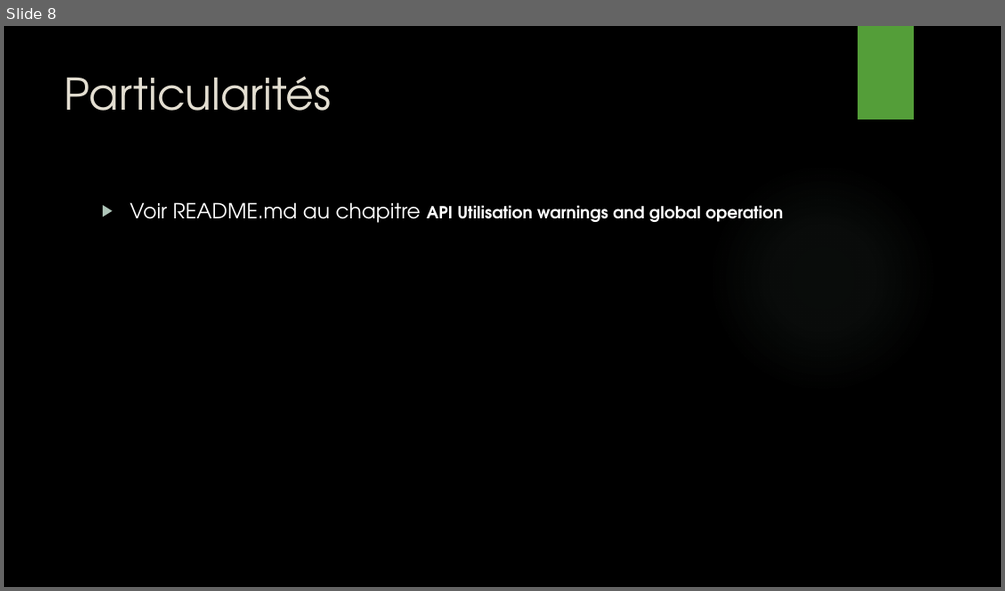
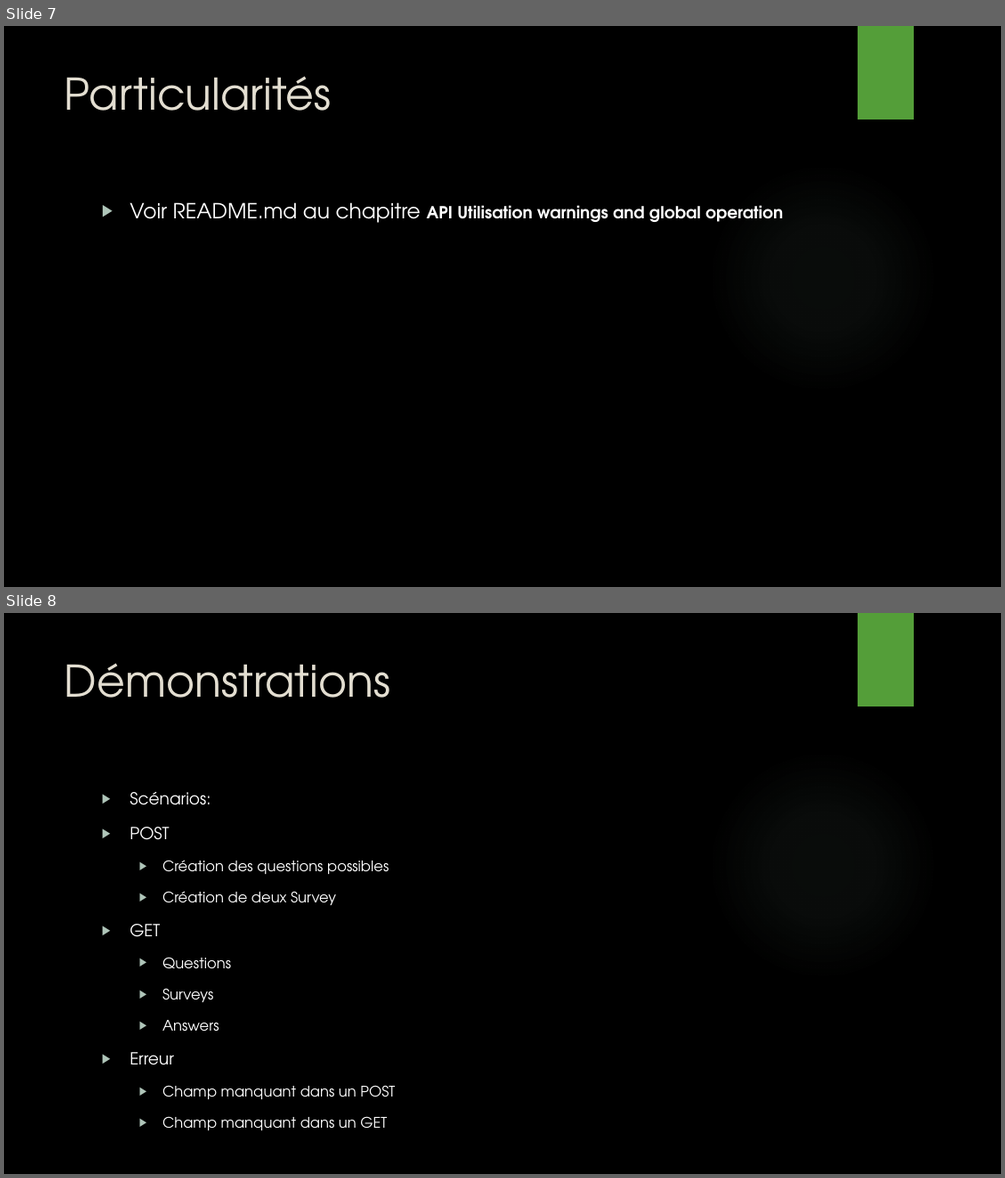
Before and after one commit to PestaKit/microservice-survey, a slide deck: presentations/présentationAMTSurvey.pptx. Shown one above the other, each under a label of ours: slide 8 before the commit, slides 7 and 8 after it. The pictures are 1005x591 and 1005x1178 pixels, drawn with LibreOffice and Linux fonts; fonts in the diff are those of the drawing; background and template pictures are left out. Boxes give left, top, right and bottom in pixels: in the first picture for what was removed or moved away, otherwise in the second. Text is boxed around its words. In the diff, an @@ line names an element or a change of style, - is before the commit and + after.

```diff
--- a/presentations/présentationAMTSurvey.pptx
+++ b/presentations/présentationAMTSurvey.pptx
@@ slide 8 added at box(4, 613, 1001, 1174), background picture (left out); not listed: 2 template elements that a slide beside it also shows @@
@@ title added at box(65, 663, 390, 698), 42 pt, text #E3DED1 @@
+Démonstrations
@@ text added at box(129, 792, 395, 1130), 14 pt, text #FFFFFF @@
+▶ Scénarios:
+▶ POST
+  ▶ Création des questions possibles
+  ▶ Création de deux Survey
+▶ GET
+  ▶ Questions
+  ▶ Surveys
+  ▶ Answers
+▶ Erreur
+  ▶ Champ manquant dans un POST
+  ▶ Champ manquant dans un GET
@@ what was slide 8 is now slide 7 @@
```
Also in this commit, not shown: 1 slide changed, 1 slide removed.
